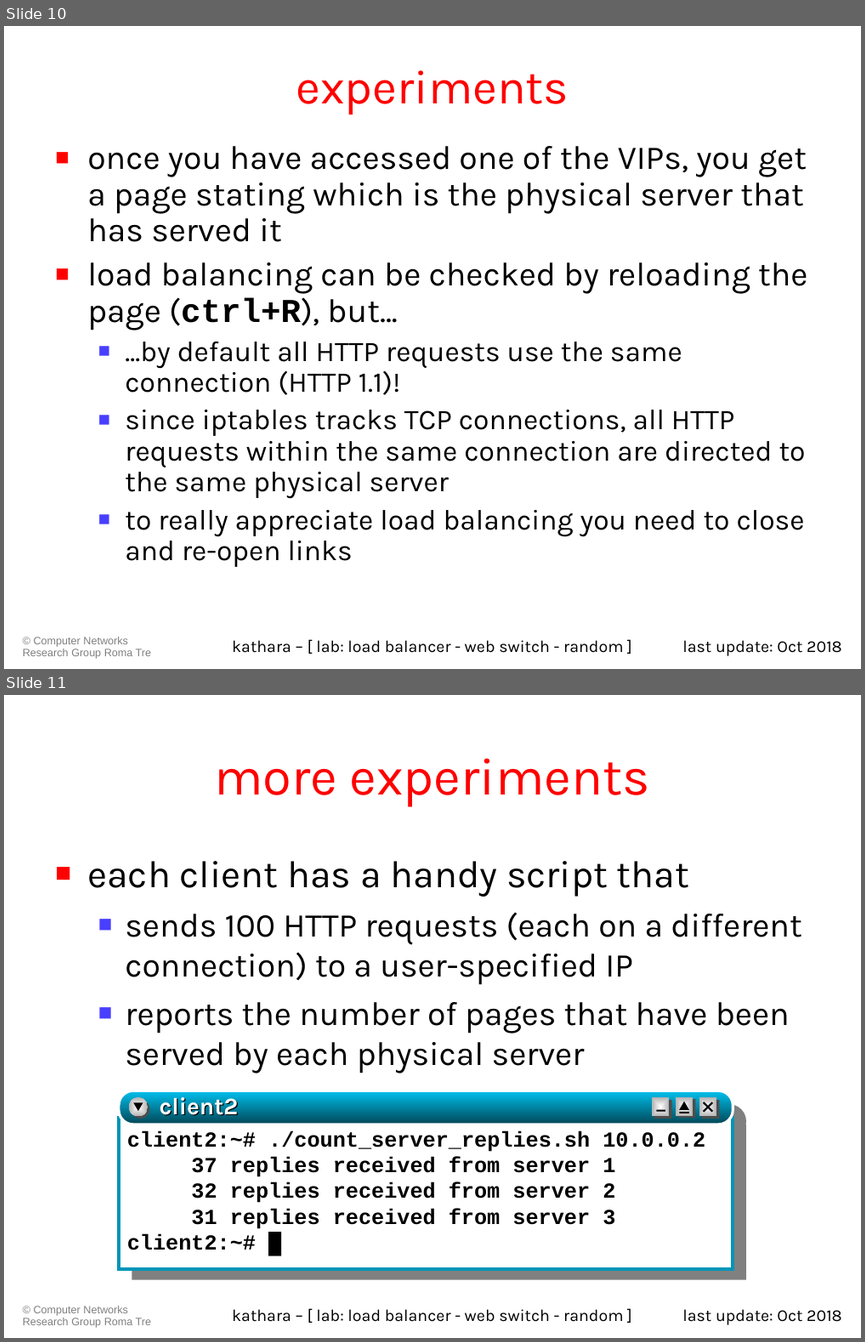
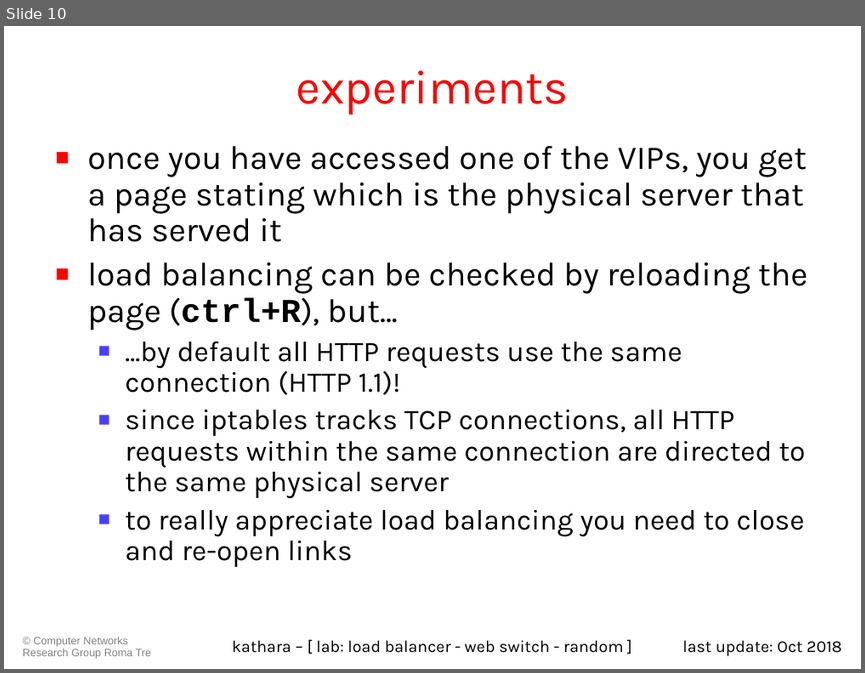
Before and after one commit to KatharaFramework/Kathara-Labs, a slide deck: Application Level/LoadBalancerRandom/013-kathara-lab_loadbalancer-ws-rnd.ppt. Shown one above the other, each under a label of ours: slides 10 and 11 before the commit, slide 10 after it. The pictures are 865x1342 and 865x673 pixels, drawn with LibreOffice and Linux fonts; fonts in the diff are those of the drawing. Boxes give left, top, right and bottom in pixels: in the first picture for what was removed or moved away, otherwise in the second. Text is boxed around its words. In the diff, an @@ line names an element or a change of style, - is before the commit and + after.

Commit message:
New version of Load Balancer Random lab

```diff
--- a/Application Level/LoadBalancerRandom/013-kathara-lab_loadbalancer-ws-rnd.ppt
+++ b/Application Level/LoadBalancerRandom/013-kathara-lab_loadbalancer-ws-rnd.ppt
@@ slide 11 removed at bbox=[4, 695, 861, 1338], background #FFFFFF; not listed: 1 template element that a slide beside it also shows @@
@@ title removed at bbox=[214, 758, 650, 807] @@
-more experiments
@@ text removed at bbox=[87, 861, 801, 1073] @@
-■ each client has a handy script that
-  ■ sends 100 HTTP requests (each on a different connection) to a user-specified IP
-  ■ reports the number of pages that have been served by each physical server
@@ group removed at bbox=[119, 1091, 746, 1279]: 8 rectangles, 4 lines, 2 rounded rectangles, 2 ellipses, 2 triangles, 1 text @@
-client2:~# ./count_server_replies.sh 10.0.0.2
-37 replies received from server 1
-32 replies received from server 2
-31 replies received from server 3
-client2:~# █
-client2
@@ text removed at bbox=[232, 1309, 623, 1321] @@
-kathara – [ lab: load balancer - web switch - random ]
@@ text removed at bbox=[682, 1309, 842, 1325] @@
-last update: Oct 2018
```
Also in this commit, not shown: 5 slides changed, 1 other slide removed, 11 other files.
